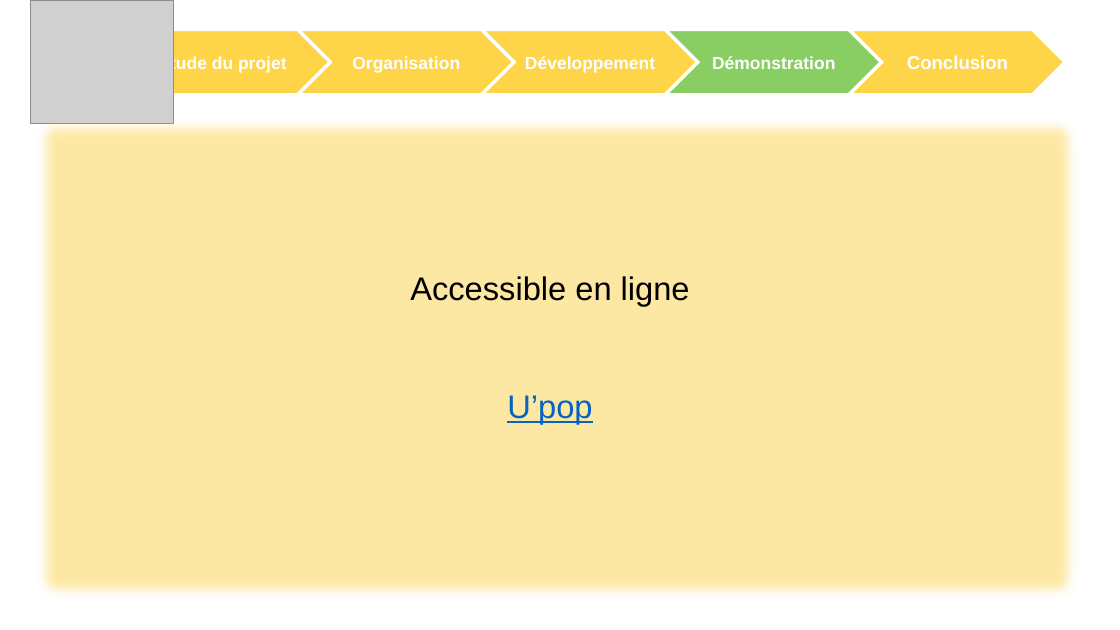
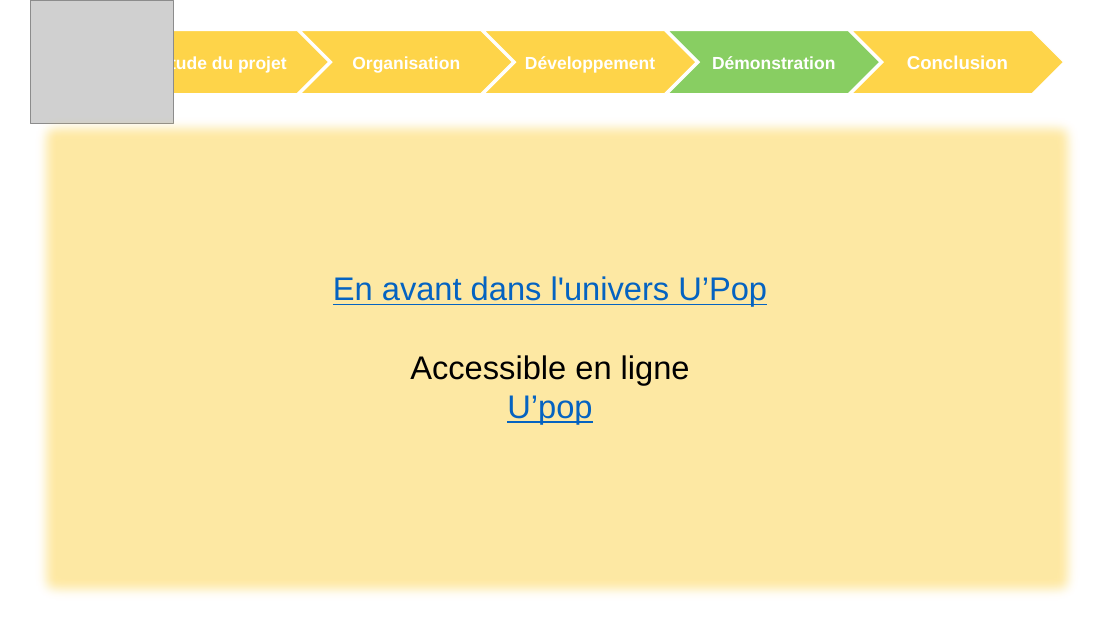
Before and after one commit to ChampemeDylan/UPOP, a slide deck: slide 24 of DIAPO.pptx (slide 25 before the commit). Drawn at 1120x630 pixels with LibreOffice and Linux fonts; fonts in the diff are those of the drawing; grey boxes stand for pictures; background and template pictures are left out. Boxes give left, top, right and bottom in pixels: in the first picture for what was removed or moved away, otherwise in the second. Text is boxed around its words. In the diff, an @@ line names an element or a change of style, - is before the commit and + after.

```diff
--- a/DIAPO.pptx
+++ b/DIAPO.pptx
@@ text at bbox=[333, 276, 767, 306]: paragraph added @@
+En avant dans l'univers U’Pop
```
Also in this commit, not shown: 1 other slide changed, 1 slide removed.
